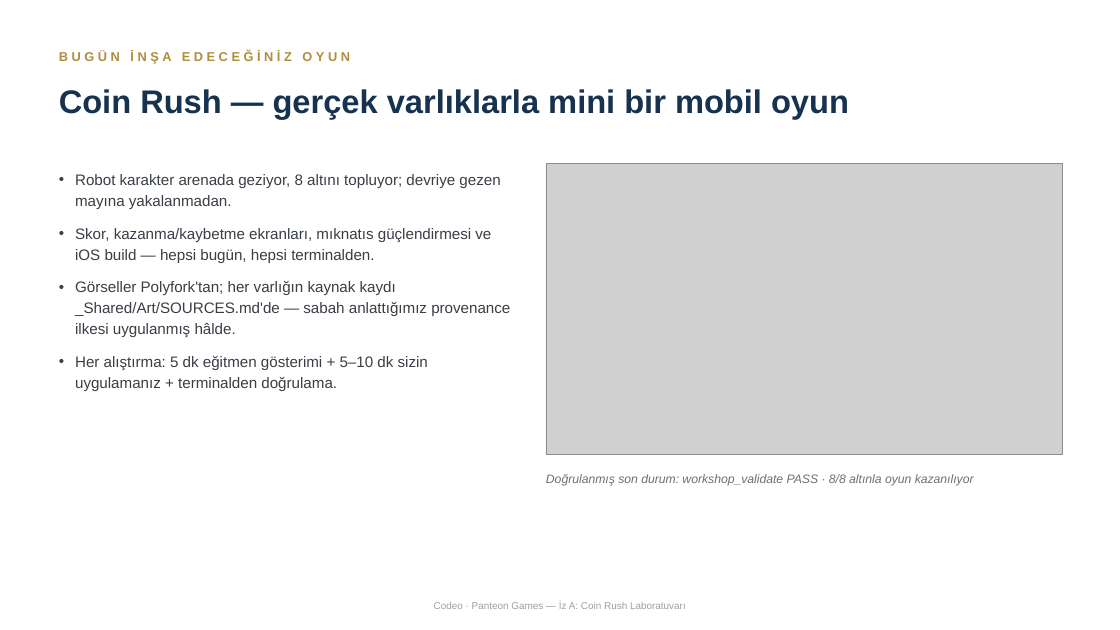
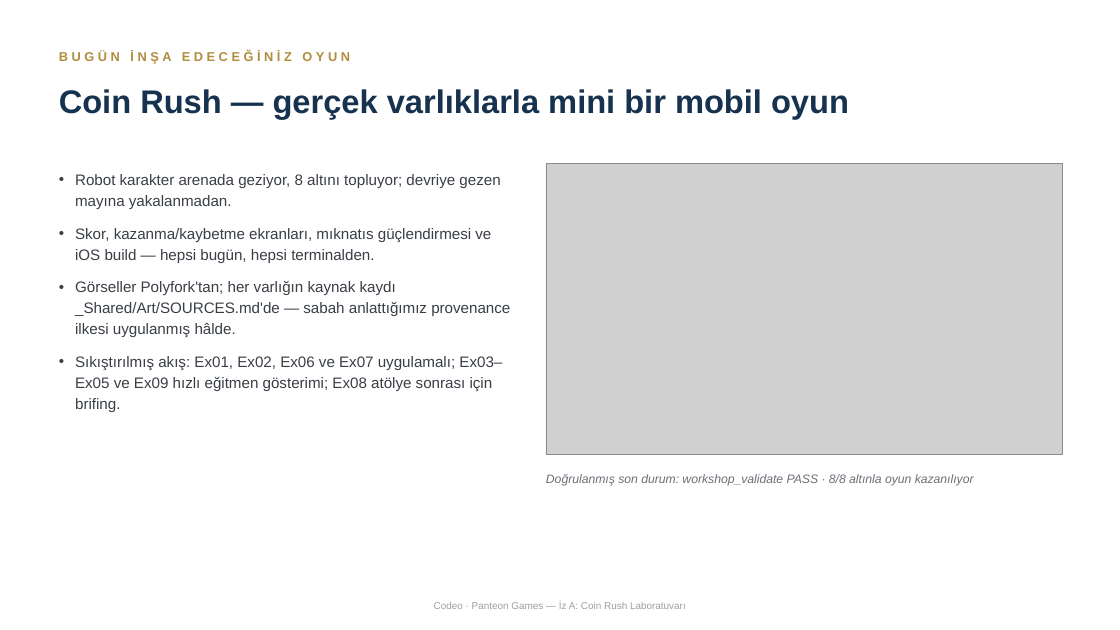
Before and after one commit to thickiran/panteon-workshop-materials, a slide deck: slide 2 of atolye_icerik/sunumlar/04_iz_a_unity_cli_lab.pptx. Drawn at 1120x630 pixels with LibreOffice and Linux fonts; fonts in the diff are those of the drawing; grey boxes stand for pictures. Boxes give left, top, right and bottom in pixels: in the first picture for what was removed or moved away, otherwise in the second. Text is boxed around its words. In the diff, an @@ line names an element or a change of style, - is before the commit and + after.

```diff
--- a/atolye_icerik/sunumlar/04_iz_a_unity_cli_lab.pptx
+++ b/atolye_icerik/sunumlar/04_iz_a_unity_cli_lab.pptx
@@ text at (75, 356, 502, 412): text changed @@
-• Her alıştırma: 5 dk eğitmen gösterimi + 5–10 dk sizin uygulamanız + terminalden doğrulama.
+• Sıkıştırılmış akış: Ex01, Ex02, Ex06 ve Ex07 uygulamalı; Ex03–Ex05 ve Ex09 hızlı eğitmen gösterimi; Ex08 atölye sonrası için brifing.
```
Also in this commit, not shown: 8 other slides changed, 13 other files.
